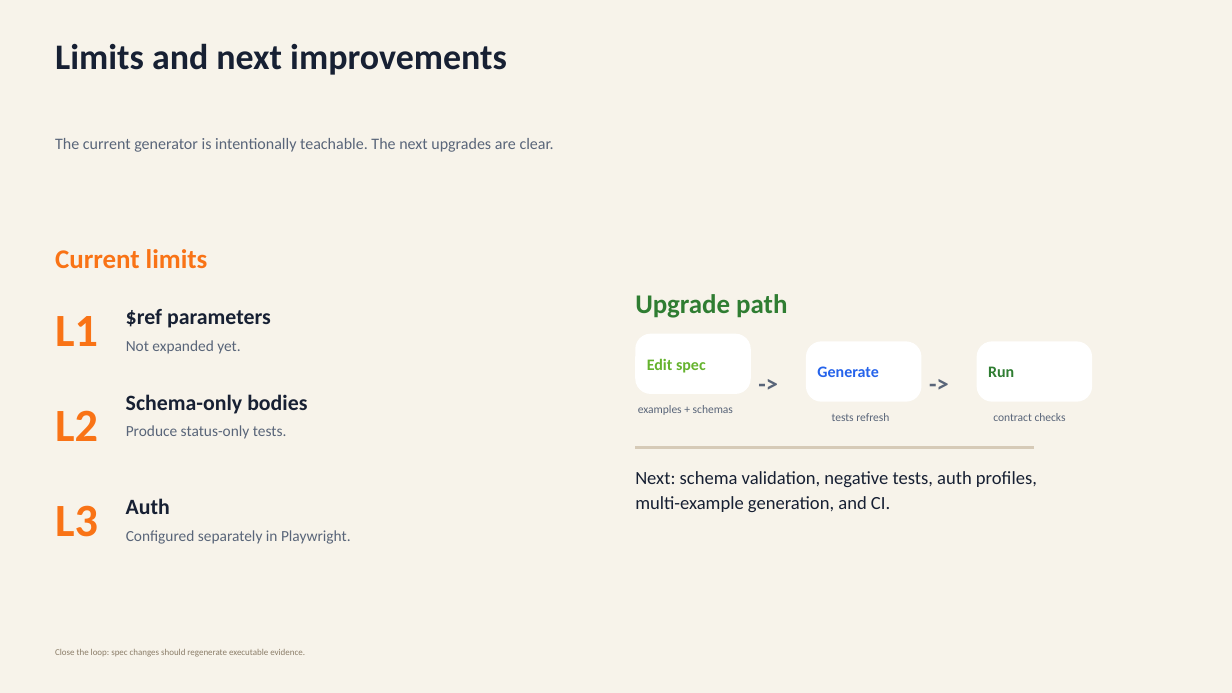
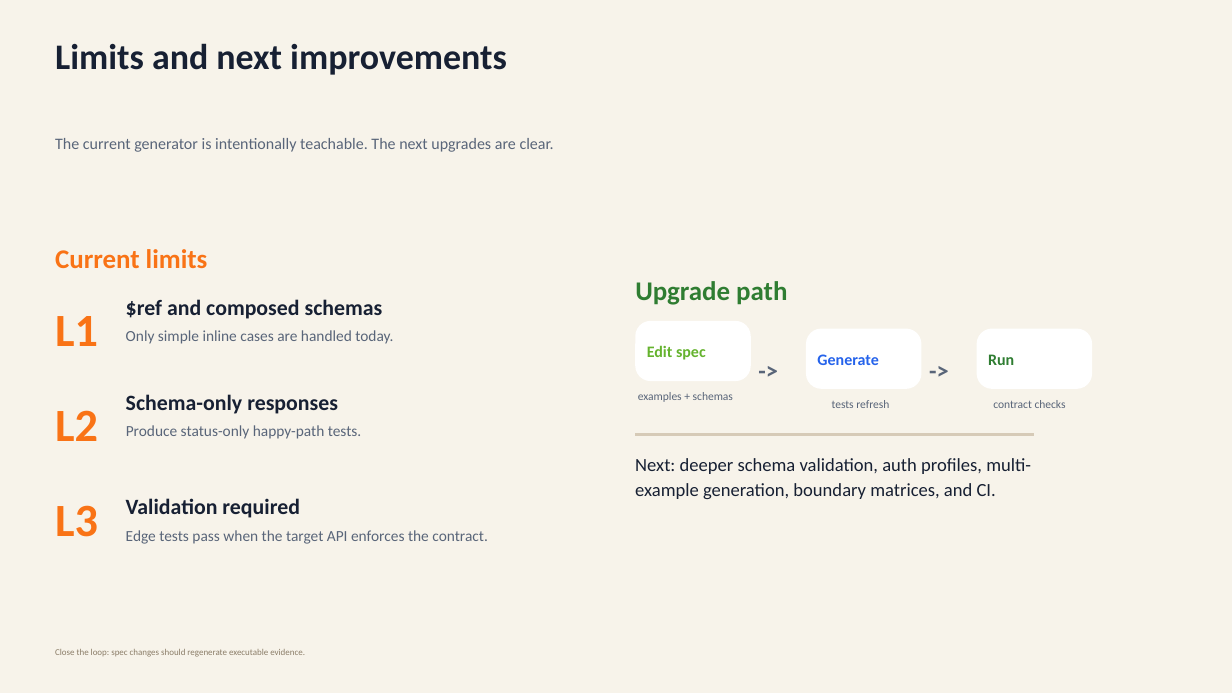
Before and after one commit to danjojojo/test-automation-demo, a slide deck: slide 13 of presentations/spec-driven-api-test-automation/output/output.pptx (slide 12 before the commit). Drawn at 1232x693 pixels with LibreOffice and Linux fonts; fonts in the diff are those of the drawing. Boxes give left, top, right and bottom in pixels: in the first picture for what was removed or moved away, otherwise in the second. Text is boxed around its words. In the diff, an @@ line names an element or a change of style, - is before the commit and + after.

Commit message:
feat: add edge case test generation for Playwright
- Introduced scripts/generate-edge-tests.ts to create negative tests based on OpenAPI spec.
- Updated README.md to document new edge test generation commands and usage.
- Enhanced documentation in various files to explain the importance of edge cases and how they are generated.
- Modified package.json scripts to include edge test generation in the overall test workflow.
- Added new edge test cases for missing required parameters, invalid values, and authentication checks.
- Created tests/generated/openapi.edge.spec.ts for generated edge cases.

```diff
--- a/presentations/spec-driven-api-test-automation/output/output.pptx
+++ b/presentations/spec-driven-api-test-automation/output/output.pptx
@@ text at bbox=[126, 299, 383, 319]: text changed @@
-$ref parameters
+$ref and composed schemas
@@ text "Upgrade path": place and size @@
-text "Upgrade path" at bbox=[635, 294, 787, 318]
+text "Upgrade path" at bbox=[635, 281, 787, 305]
@@ text at bbox=[126, 330, 393, 344]: text changed @@
-Not expanded yet.
+Only simple inline cases are handled today.
@@ text at bbox=[126, 394, 338, 414]: text changed @@
-Schema-only bodies
+Schema-only responses
@@ text at bbox=[126, 425, 362, 439]: text changed @@
-Produce status-only tests.
+Produce status-only happy-path tests.
@@ 8 texts, 3 rounded rectangles, 1 rectangle: place and size @@
-8 texts, 3 rounded rectangles, 1 rectangle at bbox=[635, 334, 1092, 448]
+8 texts, 3 rounded rectangles, 1 rectangle at bbox=[635, 321, 1092, 436]
@@ text at bbox=[635, 458, 1031, 499]: text changed @@
-Next: schema validation, negative tests, auth profiles, multi-example generation, and CI.
+Next: deeper schema validation, auth profiles, multi-example generation, boundary matrices, and CI.
@@ text at bbox=[126, 498, 300, 518]: text changed @@
-Auth
+Validation required
@@ text at bbox=[126, 530, 488, 544]: text changed @@
-Configured separately in Playwright.
+Edge tests pass when the target API enforces the contract.
```
Also in this commit, not shown: 3 other slides changed, 1 slide added, 20 other files.
